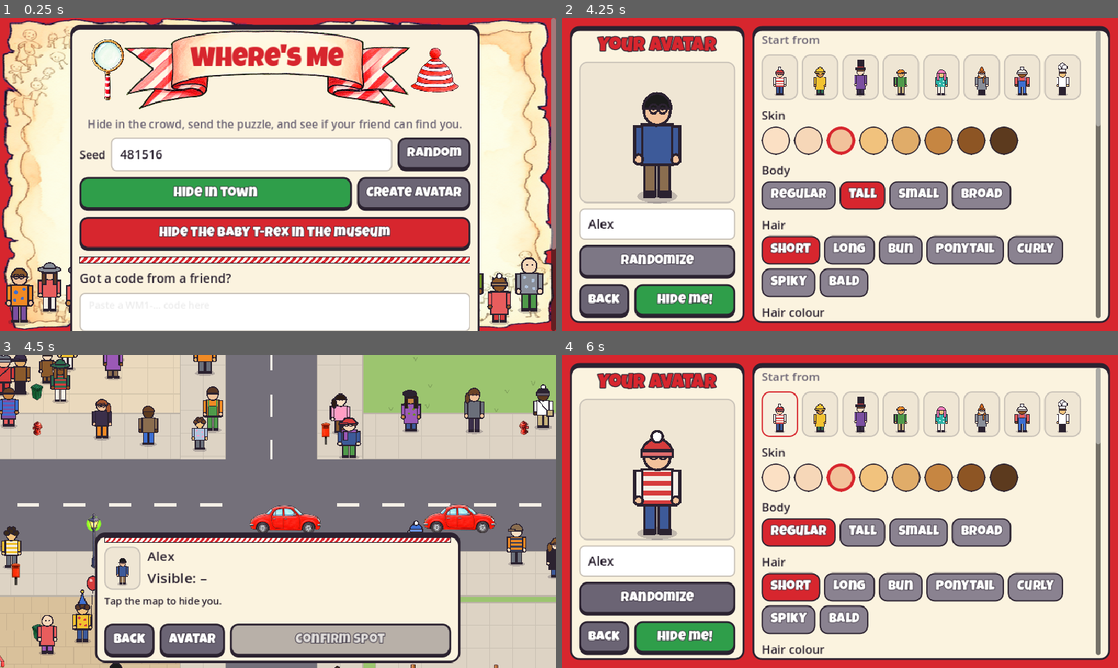
Above: before the commit, frames 1-4 (two rows, left to right).
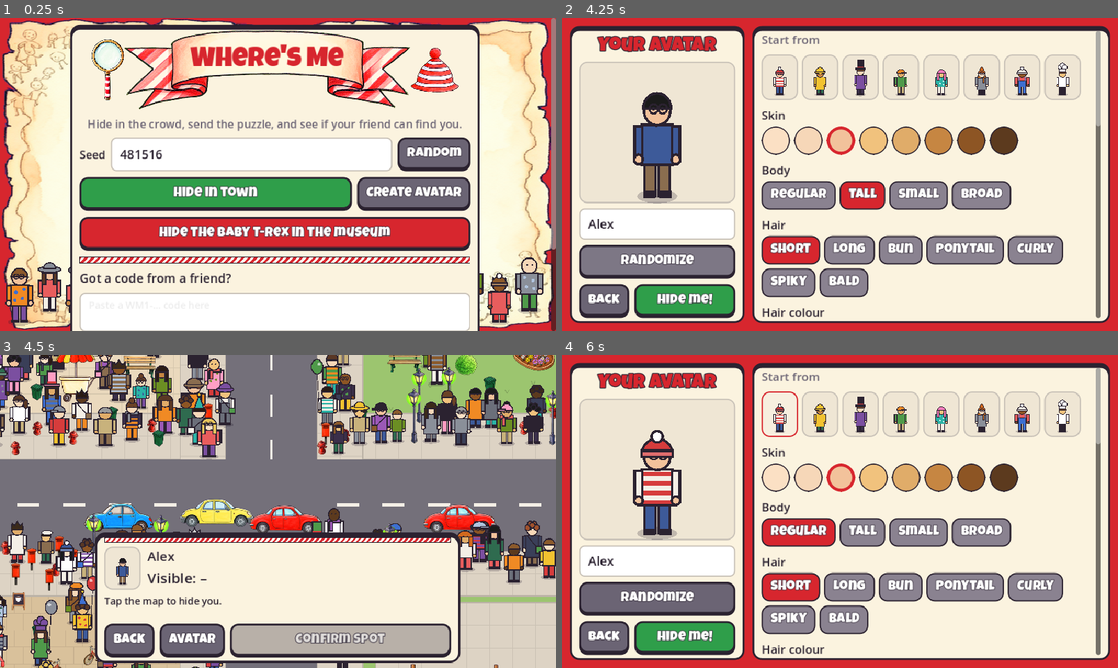
Above: after the commit, the same moments.

Repository: MariusTH/wheres-me
Game: Godot game, scene res://scenes/main_menu.tscn
The game is run twice, just before and just after one commit, with the same random seed, the same clock (stepped at 60 frames per second) and the same inputs.
Inputs (mouse positions are in pixels of both pictures, inside the frame that each line leads up to):
- Up to frame 1 (0.25 s): no input
- Up to frame 2 (4.25 s): click (834, 312) at 0.52 s; type "Alex" at 0.6 s; click "Random" at 1.25 s; click "Hide in town" at 2 s; click (656, 224) at 2.77 s; type "Alex" at 2.85 s; click "Randomize" at 3.5 s
- Up to frame 3 (4.5 s): click "Hide me!" at 4.25 s
- Up to frame 4 (6 s): click "Avatar" at 5 s; click (778, 414) at 5.77 s

Frames 1-2 are identical in both runs. In frame 3, 23% of the frame differs, in the area x 0-100%, y 0-100%; in frame 4, nothing differs.

Commit message:
More things

Diff:
--- a/data/maps/museum_01.json
+++ b/data/maps/museum_01.json
@@ -1,6 +1,6 @@
 {
  "map_id": "museum_01",
- "map_version": 1,
+ "map_version": 2,
  "title": "Nature museum",
  "hide_subject": "critter",
  "base_ground": "wall",
@@ -336,7 +336,7 @@
     680,
     1460
    ],
-   "people": 60,
+   "people": 240,
    "props": [
     {
      "pool": [
@@ -345,14 +345,14 @@
       "dino_nest",
       "rope_barrier"
      ],
-     "count": 18
+     "count": 72
     },
     {
      "pool": [
       "potted_palm",
       "museum_bench"
      ],
-     "count": 6
+     "count": 24
     },
     {
      "pool": [
@@ -363,7 +363,7 @@
       "mammoth_calf",
       "sabretooth_cub"
      ],
-     "count": 10
+     "count": 40
     }
    ]
   },
@@ -376,7 +376,7 @@
     800,
     1460
    ],
-   "people": 90,
+   "people": 360,
    "props": [
     {
      "pool": [
@@ -385,7 +385,7 @@
       "rope_barrier",
       "dino_nest"
      ],
-     "count": 12
+     "count": 48
     },
     {
      "pool": [
@@ -396,7 +396,7 @@
       "mammoth_calf",
       "sabretooth_cub"
      ],
-     "count": 10
+     "count": 40
     }
    ]
   },
@@ -409,7 +409,7 @@
     640,
     660
    ],
-   "people": 40,
+   "people": 150,
    "props": [
     {
      "pool": [
@@ -417,7 +417,7 @@
       "meteorite",
       "display_case"
      ],
-     "count": 10
+     "count": 40
     },
     {
      "pool": [
@@ -428,7 +428,7 @@
       "mammoth_calf",
       "sabretooth_cub"
      ],
-     "count": 8
+     "count": 32
     }
    ]
   },
@@ -441,13 +441,13 @@
     640,
     720
    ],
-   "people": 45,
+   "people": 170,
    "props": [
     {
      "pool": [
       "gift_shelf"
      ],
-     "count": 2
+     "count": 8
     },
     {
      "pool": [
@@ -458,7 +458,7 @@
       "mammoth_calf",
       "sabretooth_cub"
      ],
-     "count": 30
+     "count": 120
     }
    ]
   }
--- a/data/maps/town_demo_01.json
+++ b/data/maps/town_demo_01.json
@@ -1,6 +1,6 @@
 {
  "map_id": "town_demo_01",
- "map_version": 1,
+ "map_version": 2,
  "title": "Town",
  "default_seed": 481516,
  "notes": "Authored base layout. NW: shop street + fountain plaza. NE: park with pond. SW: market. SE: houses, cafe frontage, garden. Coordinates are world pixels; rects are [x, y, w, h].",
@@ -259,7 +259,7 @@
    "id": "path_park_a",
    "surface": "sand",
    "width": 46,
-   "people": 16,
+   "people": 64,
    "tags": [
     "pedestrian"
    ],
@@ -298,7 +298,7 @@
    "id": "path_park_b",
    "surface": "sand",
    "width": 40,
-   "people": 8,
+   "people": 32,
    "tags": [
     "pedestrian"
    ],
@@ -329,7 +329,7 @@
    "id": "path_garden_se",
    "surface": "sand",
    "width": 40,
-   "people": 8,
+   "people": 32,
    "tags": [
     "pedestrian"
    ],
@@ -355,7 +355,7 @@
   {
    "id": "path_sidewalk_n",
    "width": 44,
-   "people": 30,
+   "people": 120,
    "tags": [
     "pedestrian",
     "sidewalk"
@@ -374,7 +374,7 @@
   {
    "id": "path_sidewalk_s",
    "width": 44,
-   "people": 30,
+   "people": 120,
    "tags": [
     "pedestrian",
     "sidewalk"
@@ -393,7 +393,7 @@
   {
    "id": "path_sidewalk_w",
    "width": 44,
-   "people": 14,
+   "people": 56,
    "tags": [
     "pedestrian",
     "sidewalk"
@@ -412,7 +412,7 @@
   {
    "id": "path_sidewalk_e",
    "width": 44,
-   "people": 14,
+   "people": 56,
    "tags": [
     "pedestrian",
     "sidewalk"
@@ -439,7 +439,7 @@
     1360,
     250
    ],
-   "people": 16,
+   "people": 64,
    "props": [
     {
      "pool": [
@@ -447,7 +447,7 @@
       "tree_pine",
       "tree_blossom"
      ],
-     "count": 7
+     "count": 28
     },
     {
      "pool": [
@@ -456,7 +456,7 @@
       "flower_bed",
       "bench"
      ],
-     "count": 10
+     "count": 40
     }
    ]
   },
@@ -469,7 +469,7 @@
     1390,
     145
    ],
-   "people": 55,
+   "people": 90,
    "props": [
     {
      "pool": [
@@ -480,7 +480,7 @@
       "cafe_table",
       "parasol_table"
      ],
-     "count": 16
+     "count": 64
     }
    ]
   },
@@ -493,7 +493,7 @@
     1390,
     185
    ],
-   "people": 45,
+   "people": 110,
    "props": [
     {
      "pool": [
@@ -504,7 +504,7 @@
       "tree_round",
       "bin"
      ],
-     "count": 9
+     "count": 36
     }
    ]
   },
@@ -525,7 +525,7 @@
       "mailbox",
       "bin"
      ],
-     "count": 10
+     "count": 40
     }
    ]
   },
@@ -546,7 +546,7 @@
       "mailbox",
       "bin"
      ],
-     "count": 10
+     "count": 40
     }
    ]
   },
@@ -567,7 +567,7 @@
       "car_blue",
       "car_yellow"
      ],
-     "count": 8
+     "count": 20
     }
    ]
   },
@@ -580,7 +580,7 @@
     1410,
     880
    ],
-   "people": 45,
+   "people": 180,
    "props": [
     {
      "pool": [
@@ -588,7 +588,7 @@
       "tree_pine",
       "tree_blossom"
      ],
-     "count": 14
+     "count": 56
     },
     {
      "pool": [
@@ -598,7 +598,7 @@
       "bin",
       "lamp_post"
      ],
-     "count": 16
+     "count": 64
     }
    ]
   },
@@ -611,7 +611,7 @@
     1390,
     920
    ],
-   "people": 80,
+   "people": 320,
    "props": [
     {
      "pool": [
@@ -621,7 +621,7 @@
       "sign_board",
       "bike"
      ],
-     "count": 12
+     "count": 48
     }
    ]
   },
@@ -634,7 +634,7 @@
     1440,
     150
    ],
-   "people": 40,
+   "people": 100,
    "props": [
     {
      "pool": [
@@ -645,7 +645,7 @@
       "sign_board",
       "bin"
      ],
-     "count": 14
+     "count": 56
     }
    ]
   },
@@ -658,7 +658,7 @@
     1440,
     440
    ],
-   "people": 35,
+   "people": 140,
    "props": [
     {
      "pool": [
@@ -666,7 +666,7 @@
       "tree_blossom",
       "tree_pine"
      ],
-     "count": 8
+     "count": 32
     },
     {
      "pool": [
@@ -675,7 +675,7 @@
       "bench",
       "lamp_post"
      ],
-     "count": 12
+     "count": 48
     }
    ]
   }
--- a/scripts/ui/main_menu.gd
+++ b/scripts/ui/main_menu.gd
@@ -97,6 +97,8 @@
 		var tap := WebTap.new(paste, "paste")
 		tap.replied.connect(_on_web_paste)
 		v.add_child(tap)
+		# A real browser text box, so long-press → Paste works on phones.
+		v.add_child(WebField.new(_code))
 
 	var misc_row := UiKit.hbox(8)
 	var saved := ChallengeCodec.list_saved()
--- /dev/null
+++ b/scripts/ui/web_field.gd
@@ -0,0 +1,60 @@
+class_name WebField
+extends Node
+## Web-only: lays a real browser textarea (web/web_tap.js) over [member edit],
+## because Godot's own text input on the web is a hidden element that iOS
+## can't long-press to paste into, and focusing it zooms the page. The
+## TextEdit stays as the frame and keeps [code]text[/code] in sync both ways;
+## its own text is hidden so it isn't drawn twice.
+
+var _edit: TextEdit
+var _id: String
+var _callback: JavaScriptObject
+var _last_rect := Rect2()
+var _last_text := ""
+
+
+func _init(edit: TextEdit) -> void:
+	_edit = edit
+
+
+func _ready() -> void:
+	if not WebTap.available():
+		set_process(false)
+		return
+	WebTap.load_script()
+	_id = "field_%d" % get_instance_id()
+	# Keep a reference: the JS side only holds a weak one.
+	_callback = JavaScriptBridge.create_callback(_on_input)
+	_edit.editable = false
+	_edit.mouse_filter = Control.MOUSE_FILTER_IGNORE
+	for color in ["font_color", "font_readonly_color", "font_placeholder_color"]:
+		_edit.add_theme_color_override(color, Color.TRANSPARENT)
+	_edit.add_theme_stylebox_override("read_only", _edit.get_theme_stylebox("normal"))
+
+
+func _exit_tree() -> void:
+	if WebTap.available() and _id != "":
+		JavaScriptBridge.eval("window.wmTap && window.wmTap.clearField(%s)" % JSON.stringify(_id), true)
+
+
+func _process(_delta: float) -> void:
+	var rect := Rect2()
+	if _edit.is_visible_in_tree():
+		var xf := _edit.get_global_transform_with_canvas()
+		var visible := get_viewport().get_visible_rect()
+		rect = Rect2((xf.origin - visible.position) / visible.size, xf.basis_xform(_edit.size) / visible.size)
+	# Godot changed the text (e.g. the Paste button): push it to the browser.
+	if rect == _last_rect and _edit.text == _last_text:
+		return
+	_last_rect = rect
+	_last_text = _edit.text
+	var api: JavaScriptObject = JavaScriptBridge.get_interface("wmTap")
+	if rect.has_area():
+		api.putField(_id, rect.position.x, rect.position.y, rect.size.x, rect.size.y, _edit.text, _edit.placeholder_text, _callback)
+	else:
+		api.clearField(_id)
+
+
+func _on_input(args: Array) -> void:
+	_last_text = String(args[0])
+	_edit.text = _last_text
--- a/tests/test_map_determinism.gd
+++ b/tests/test_map_determinism.gd
@@ -2,10 +2,10 @@
 ## Same map version + generator version + seed must give the same town.
 
 const SEED := 481516
-## SHA-256 of TownLayout.signature() for town_demo_01 v1, generator v2, seed
+## SHA-256 of TownLayout.signature() for town_demo_01 v2, generator v2, seed
 ## 481516. If this changes, existing challenges would point at wrong spots:
 ## bump TownGenerator.GENERATOR_VERSION (or map_version) and update this value.
-const GOLDEN_SHA256 := "9d662329f797e6f65f21e82171cfe4fc9cbb5414b1c9261201ec93a72e8c0862"
+const GOLDEN_SHA256 := "6c4769f127032d9dfeb8cd0df274cf164335a765edc382d6c6af1062cf399614"
 
 
 func test_same_seed_same_layout() -> void:
Not shown, changed: export_presets.cfg
Not shown, added: scripts/ui/web_field.gd.uid
Not shown, changed: README.md
Not shown, changed: web/web_tap.js
